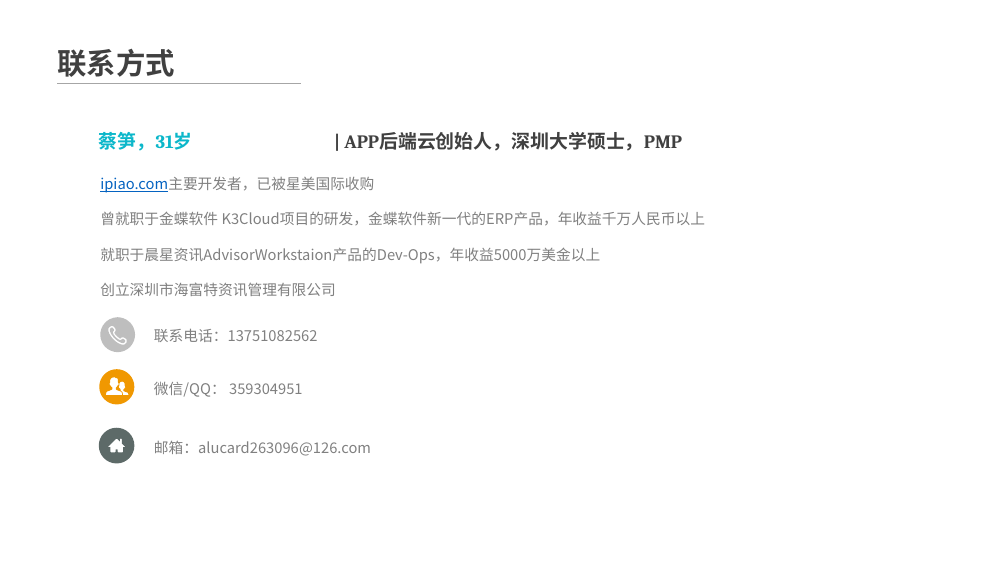
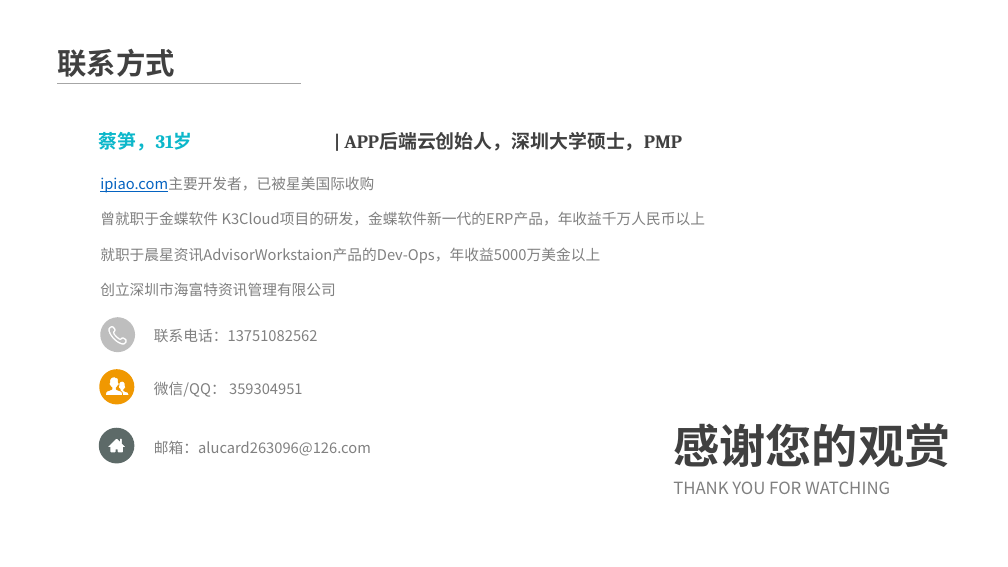
Before and after one commit to alucard263096/BP, a slide deck: slide 13 of App后端云 商业计划书 - v1 团队.pptx. Drawn at 1008x567 pixels with LibreOffice and Linux fonts; fonts in the diff are those of the drawing; background and template pictures are left out. Boxes give left, top, right and bottom in pixels: in the first picture for what was removed or moved away, otherwise in the second. Text is boxed around its words. In the diff, an @@ line names an element or a change of style, - is before the commit and + after.

```diff
--- a/App后端云 商业计划书 - v1 团队.pptx
+++ b/App后端云 商业计划书 - v1 团队.pptx
@@ text added at bbox=[673, 423, 950, 467], 44 pt, text #404040, bold @@
+感谢您的观赏
@@ text added at bbox=[673, 481, 890, 494], 16 pt, text #808080 @@
+THANK YOU FOR WATCHING
```
Also in this commit, not shown: 7 other slides changed, 1 slide removed.
